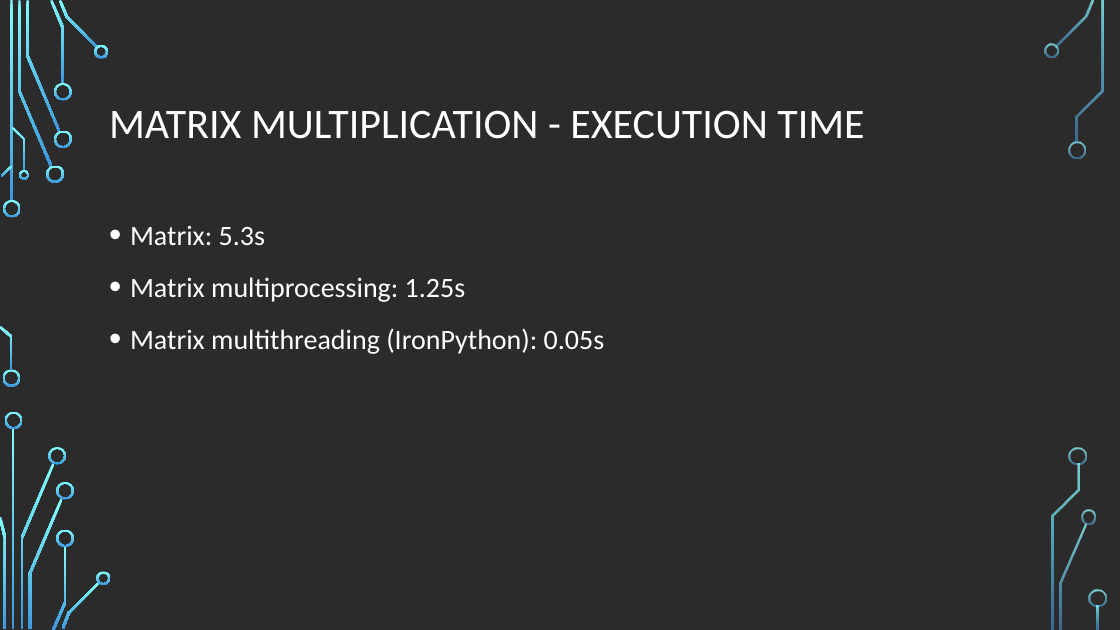
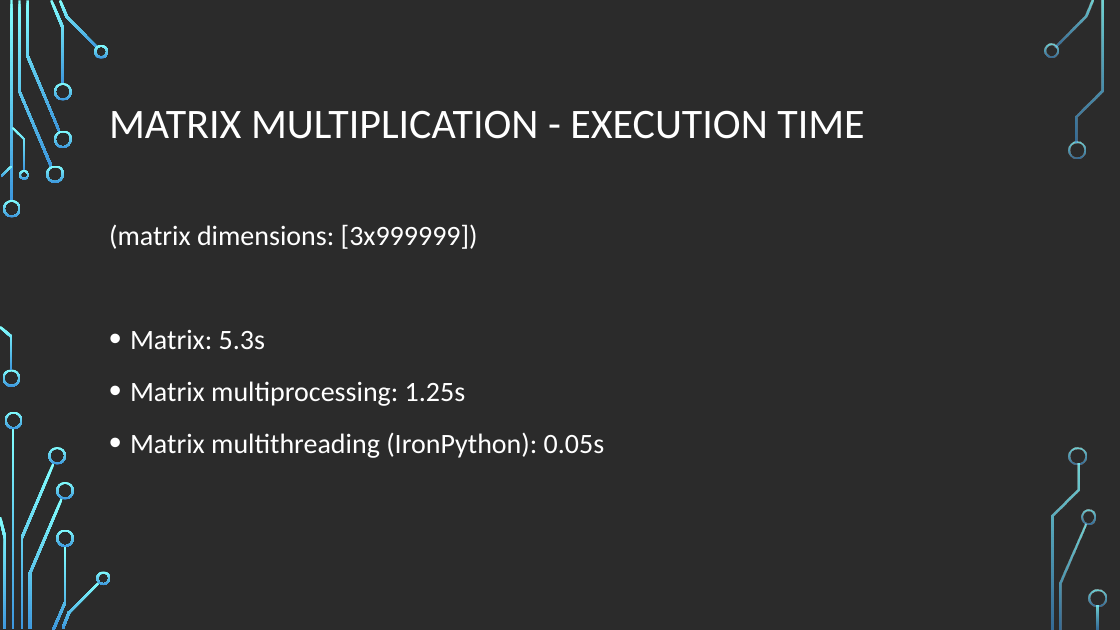
Before and after one commit to miro1091/python, a slide deck: slide 9 of python.pptx (slide 8 before the commit). Drawn at 1120x630 pixels with LibreOffice and Linux fonts; fonts in the diff are those of the drawing; background and template pictures are left out; a plain dark background stands for a picture behind light text. Boxes give left, top, right and bottom in pixels: in the first picture for what was removed or moved away, otherwise in the second. Text is boxed around its words. In the diff, an @@ line names an element or a change of style, - is before the commit and + after.

```diff
--- a/python.pptx
+++ b/python.pptx
@@ text at (109,224,478,249): paragraph added @@
+(matrix dimensions: [3x999999])
```
Also in this commit, not shown: 8 other slides changed, 2 slides added, 1 slide removed, 2 other files.
